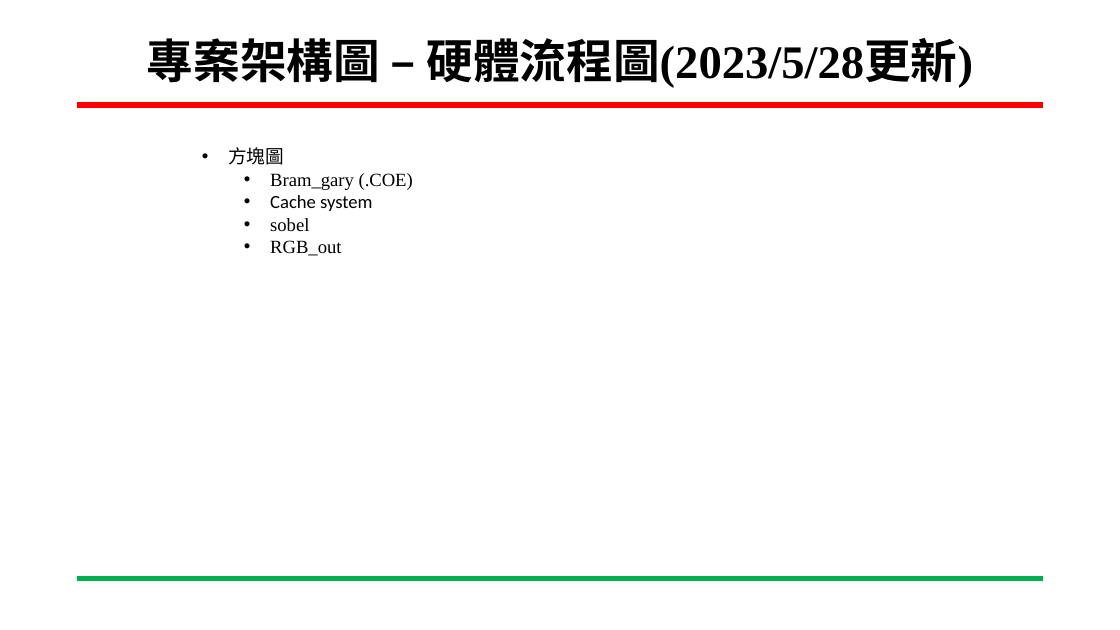
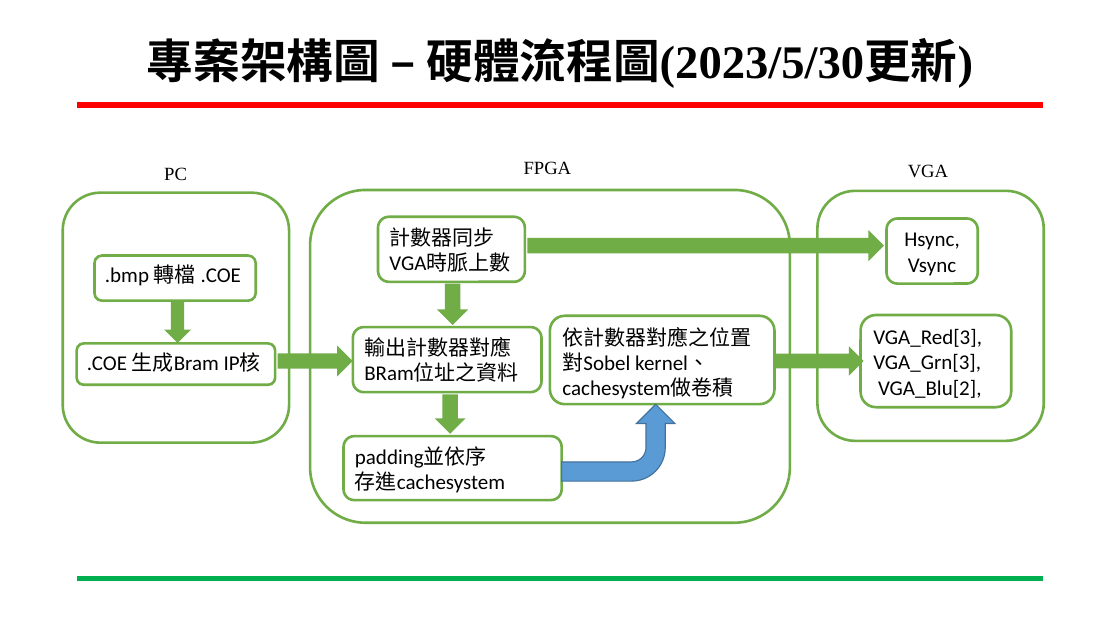
Before and after one commit to ing0331/FPGA, a slide deck: slide 11 of HW7_sobel/N06-Tutorial/專案進度報告-Sobel_VGA-吳東穎-20230531.pptx. Drawn at 1120x630 pixels with LibreOffice and Linux fonts; fonts in the diff are those of the drawing; background and template pictures are left out. Boxes give left, top, right and bottom in pixels: in the first picture for what was removed or moved away, otherwise in the second. Text is boxed around its words. In the diff, an @@ line names an element or a change of style, - is before the commit and + after.

```diff
--- a/HW7_sobel/N06-Tutorial/專案進度報告-Sobel_VGA-吳東穎-20230531.pptx
+++ b/HW7_sobel/N06-Tutorial/專案進度報告-Sobel_VGA-吳東穎-20230531.pptx
@@ title at (x1=147, y1=38, x2=973, y2=88): text changed @@
-專案架構圖 – 硬體流程圖(2023/5/28更新)
+專案架構圖 – 硬體流程圖(2023/5/30更新)
@@ text removed at (x1=228, y1=147, x2=413, y2=256) @@
-  • 方塊圖
-    • Bram_gary (.COE)
-    • Cache system
-    • sobel
-    • RGB_out
@@ text added at (x1=164, y1=167, x2=187, y2=181), 16 pt, text #000000 @@
+  PC
@@ text added at (x1=524, y1=161, x2=572, y2=175), 16 pt, text #000000 @@
+  FPGA
@@ text added at (x1=908, y1=164, x2=948, y2=178), 16 pt, text #000000 @@
+  VGA
@@ rounded rectangle added at (x1=63, y1=192, x2=290, y2=443), fill #FFFFFF, outline #70AD47 2.25 pt @@
@@ rounded rectangle added at (x1=310, y1=190, x2=790, y2=523), fill #FFFFFF, outline #70AD47 2.25 pt @@
@@ text added at (x1=478, y1=191, x2=526, y2=212), 16 pt, text #000000 @@
+  FPGA
@@ rounded rectangle added at (x1=818, y1=191, x2=1044, y2=441), fill #FFFFFF, outline #70AD47 2.25 pt @@
@@ rounded rectangle added at (x1=378, y1=217, x2=525, y2=281), fill #FFFFFF, outline #70AD47 2.25 pt, 18 pt, text #000000 @@
+計數器同步VGA時脈上數
@@ down arrow added at (x1=528, y1=230, x2=885, y2=261), fill #70AD47 @@
@@ rounded rectangle added at (x1=886, y1=218, x2=978, y2=283), fill #FFFFFF, outline #70AD47 2.25 pt, 18 pt, text #000000 @@
+Hsync,
+Vsync
@@ rounded rectangle added at (x1=94, y1=255, x2=255, y2=301), fill #FFFFFF, outline #70AD47 2.25 pt, 18 pt, text #000000 @@
+.bmp 轉檔 .COE
@@ down arrow added at (x1=437, y1=284, x2=468, y2=325), fill #70AD47 @@
@@ down arrow added at (x1=164, y1=302, x2=191, y2=343), fill #70AD47 @@
@@ rounded rectangle added at (x1=353, y1=327, x2=542, y2=392), fill #FFFFFF, outline #70AD47 2.25 pt, 18 pt, text #000000 @@
+輸出計數器對應BRam位址之資料
@@ rounded rectangle added at (x1=550, y1=316, x2=775, y2=404), fill #FFFFFF, outline #70AD47 2.25 pt, 18 pt, text #000000 @@
+依計數器對應之位置
+對Sobel kernel、
+cachesystem做卷積
@@ rounded rectangle added at (x1=860, y1=315, x2=1011, y2=408), fill #FFFFFF, outline #70AD47 2.25 pt, 18 pt, text #000000 @@
+VGA_Red[3],
+VGA_Grn[3],
+VGA_Blu[2],
@@ rounded rectangle added at (x1=76, y1=344, x2=275, y2=385), fill #FFFFFF, outline #70AD47 2.25 pt, 18 pt, text #000000 @@
+.COE 生成Bram IP核
@@ down arrow added at (x1=278, y1=346, x2=352, y2=376), fill #70AD47 @@
@@ down arrow added at (x1=776, y1=346, x2=864, y2=376), fill #70AD47 @@
@@ down arrow added at (x1=434, y1=395, x2=465, y2=434), fill #70AD47 @@
@@ bent arrow added at (x1=561, y1=405, x2=675, y2=481), fill #5B9BD5, outline #43739E 1 pt @@
@@ rounded rectangle added at (x1=344, y1=436, x2=562, y2=500), fill #FFFFFF, outline #70AD47 2.25 pt, 18 pt, text #000000 @@
+padding並依序
+存進cachesystem
```
Also in this commit, not shown: 7 other slides changed, 1 other file.
